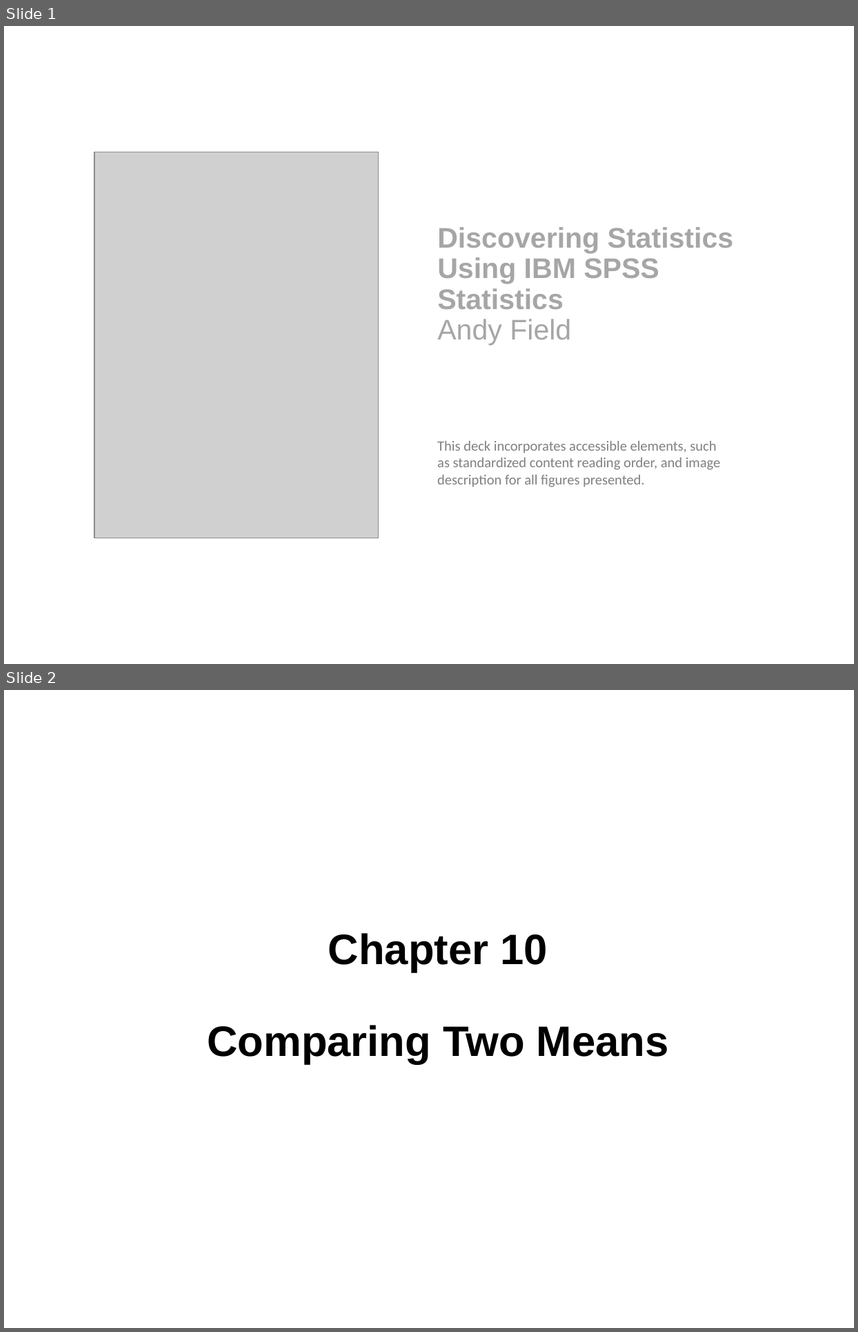
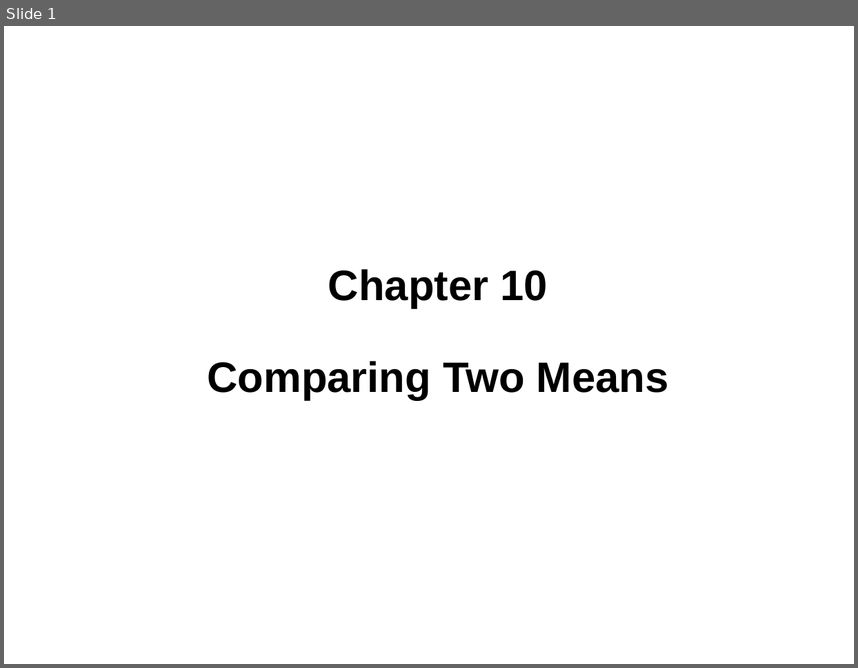
Before and after one commit to npm27/Teaching-Materials, a slide deck: Stats/Slides/4 Chapter 10 slides.pptx. Shown one above the other, each under a label of ours: slides 1 and 2 before the commit, slide 1 after it. The pictures are 858x1332 and 858x668 pixels, drawn with LibreOffice and Linux fonts; fonts in the diff are those of the drawing; grey boxes stand for pictures. Boxes give left, top, right and bottom in pixels: in the first picture for what was removed or moved away, otherwise in the second. Text is boxed around its words. In the diff, an @@ line names an element or a change of style, - is before the commit and + after.

```diff
--- a/Stats/Slides/4 Chapter 10 slides.pptx
+++ b/Stats/Slides/4 Chapter 10 slides.pptx
@@ slide 1 removed at box(4, 26, 854, 664), background #FFFFFF @@
@@ picture removed at box(94, 152, 378, 538) @@
@@ title removed at box(437, 227, 734, 345) @@
-Discovering Statistics Using IBM SPSS Statistics
-Andy Field
@@ text removed at box(437, 441, 721, 487) @@
-This deck incorporates accessible elements, such as standardized content reading order, and image description for all figures presented.
@@ what was slide 2 is now slide 1 @@
```
Also in this commit, not shown: 10 other files.
